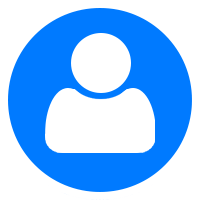
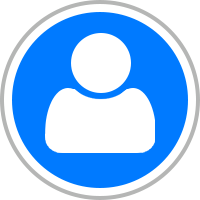
Layered file, before and after one edit (200x200). Changes by layer:
added layer "Ellipse 1 Kopie" above "Ellipse 1" over [0, 0, 200, 200]
painted on "Ellipse 1" (2nd of 2) over [0, 0, 200, 200]
